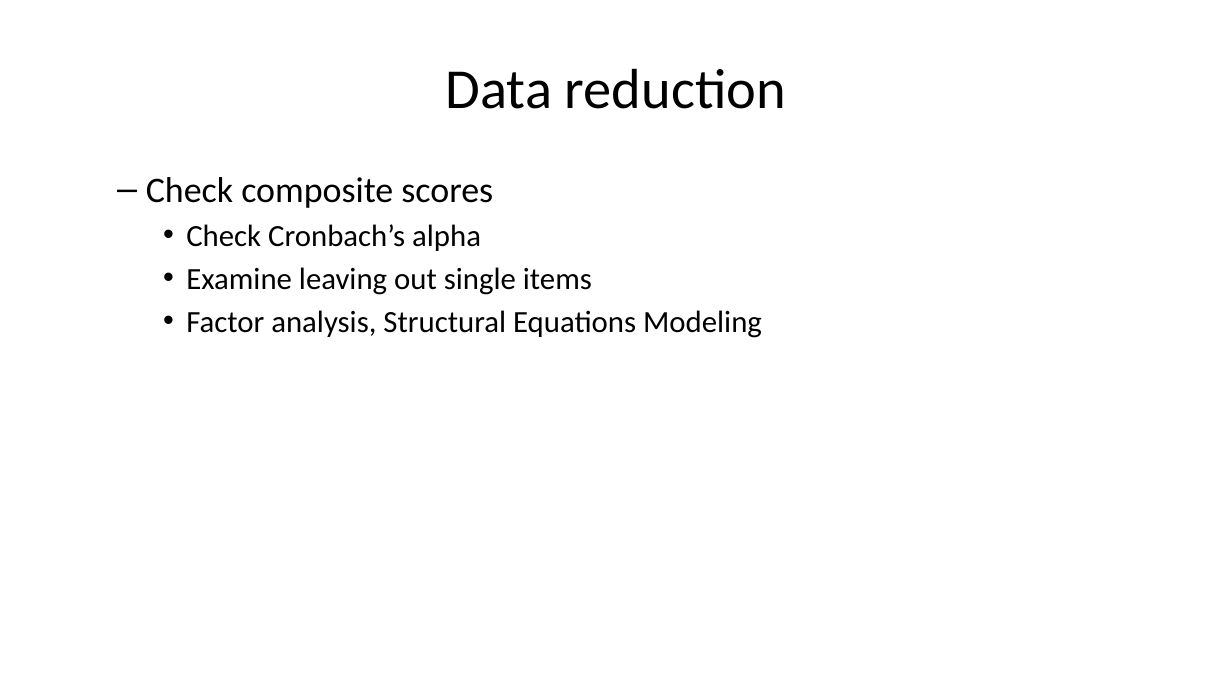
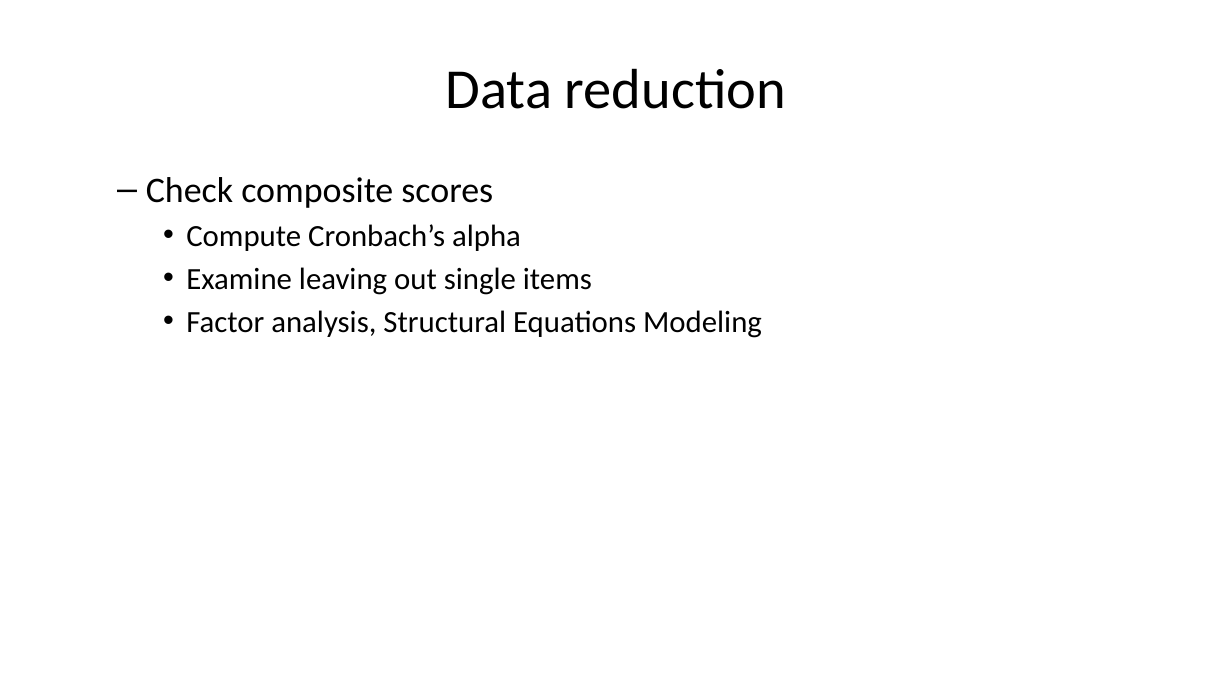
Before and after one commit to pmean/classes, a slide deck: slide 10 of clinical-research-methodology/13/results/video13-statistical-models.pptx. Drawn at 1232x693 pixels with LibreOffice and Linux fonts; fonts in the diff are those of the drawing. Boxes give left, top, right and bottom in pixels: in the first picture for what was removed or moved away, otherwise in the second. Text is boxed around its words. In the diff, an @@ line names an element or a change of style, - is before the commit and + after.

Commit message:
Fixed typos in video13-statistical-models.pptz

```diff
--- a/clinical-research-methodology/13/results/video13-statistical-models.pptx
+++ b/clinical-research-methodology/13/results/video13-statistical-models.pptx
@@ text at box(186, 224, 521, 251): text changed @@
-    • Check Cronbach’s alpha
+    • Compute Cronbach’s alpha
```
Also in this commit, not shown: 2 other slides changed.
